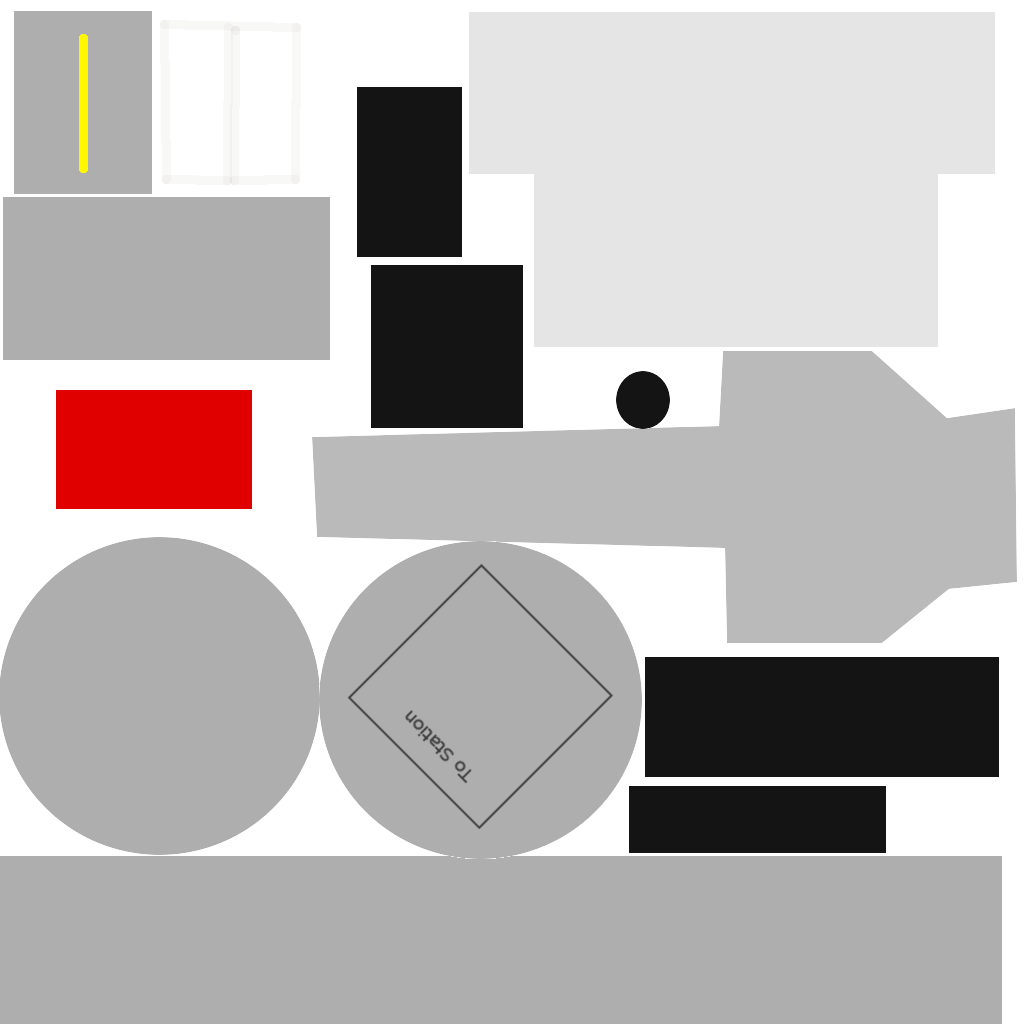
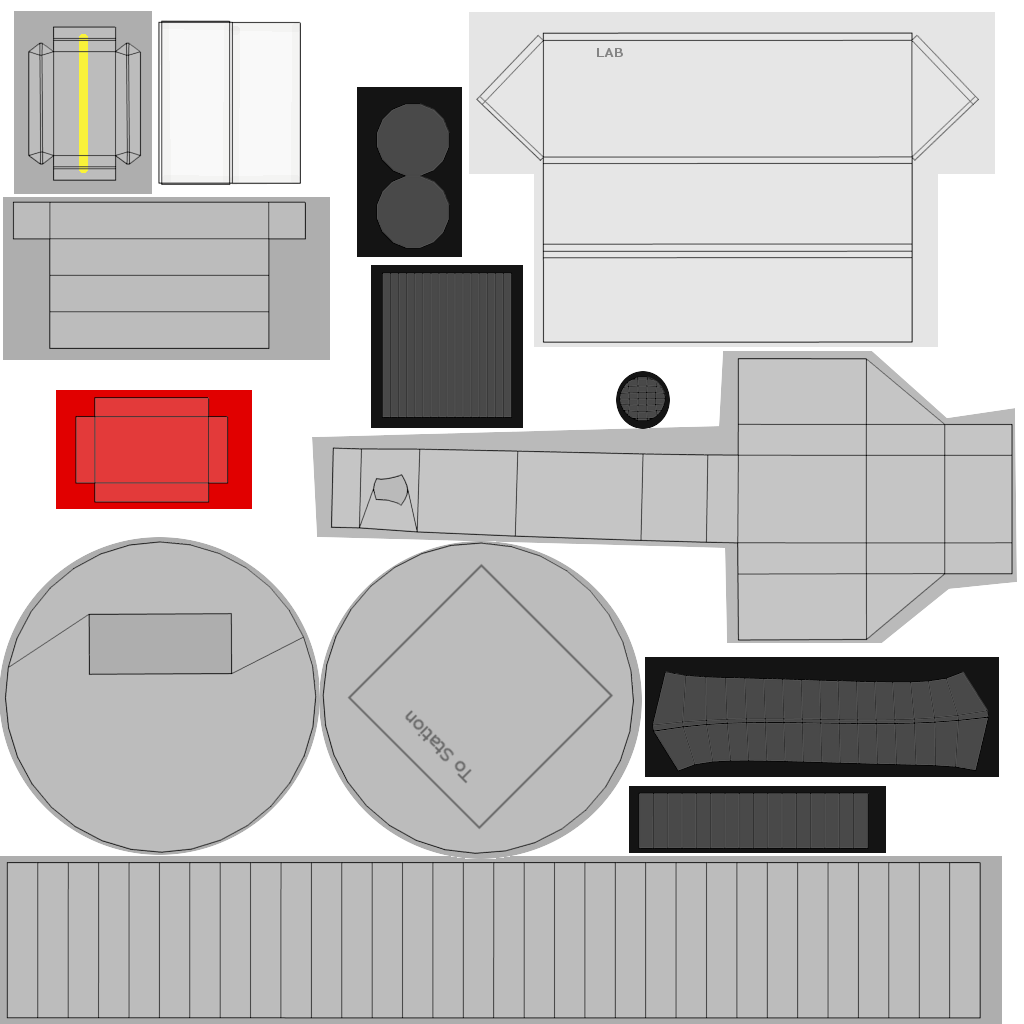
Two versions of the same layered image (1024×1024). Layer-by-layer changes:
showed "MEP_IVA_UV" over [left=4, top=20, right=1013, bottom=1019]
added layer "LAB" above "Texture" over [left=597, top=48, right=623, bottom=57]
